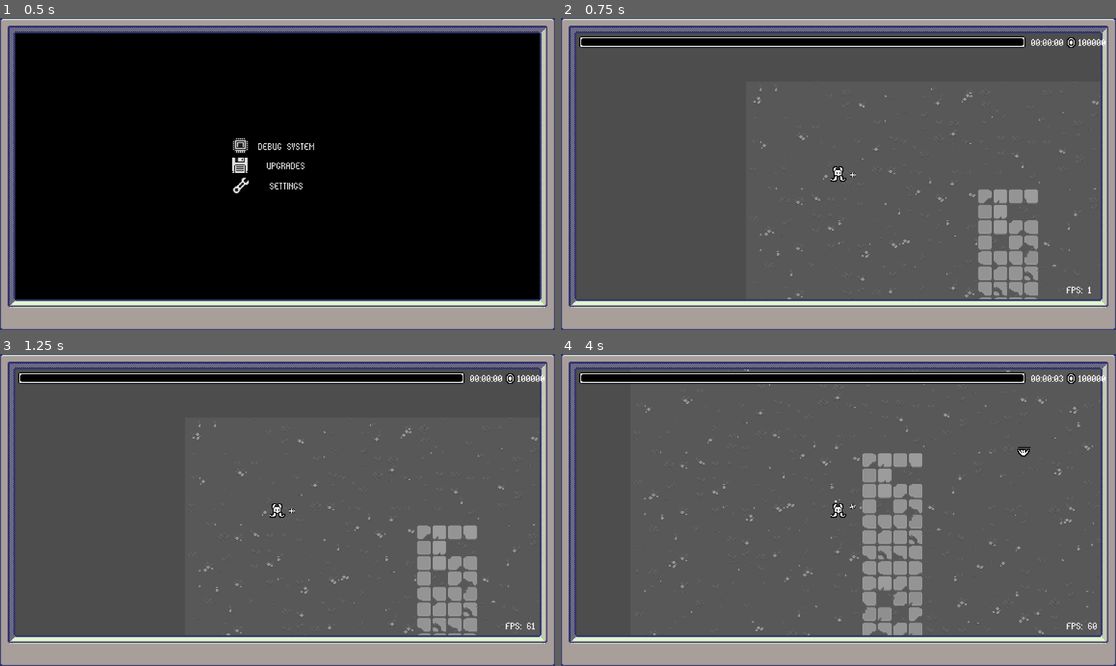
Above: before the commit, frames 1-4 (two rows, left to right).
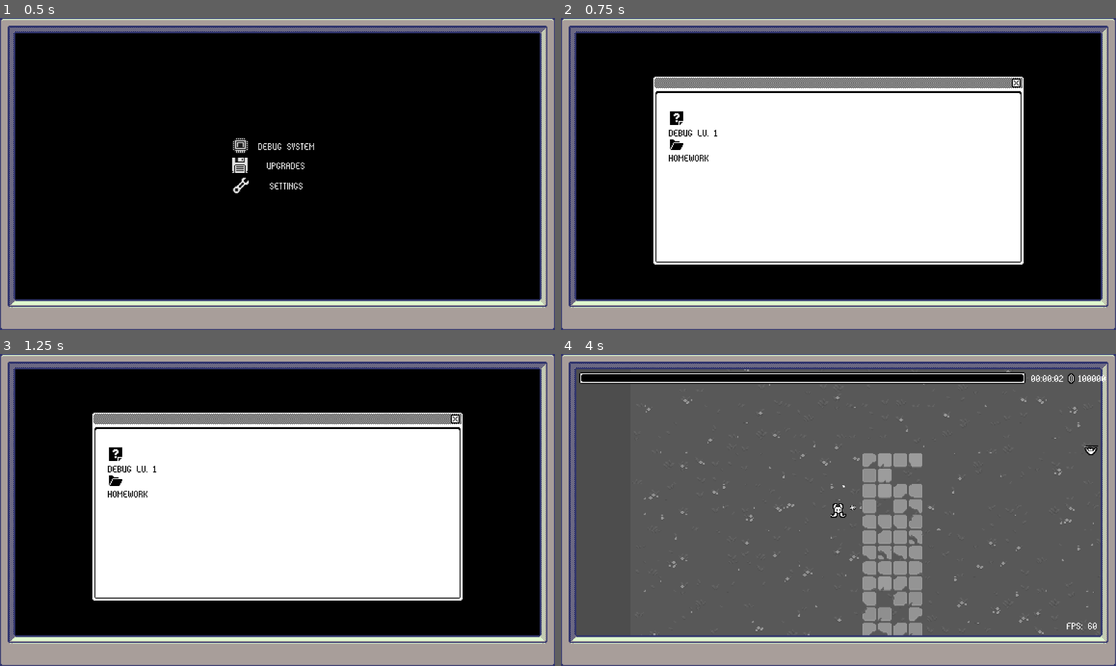
Above: after the commit, the same moments.

Repository: DefineSleep/1bit_bug_destroyer
Game: Godot game, scene res://main menu/main_menu.tscn
The game is run twice, just before and just after one commit, with the same random seed, the same clock (stepped at 60 frames per second) and the same inputs.
Inputs (mouse positions are in pixels of both pictures, inside the frame that each line leads up to):
- Up to frame 1 (0.5 s): no input
- Up to frame 2 (0.75 s): click "DEBUG SYSTEM" at 0.5 s
- Up to frame 3 (1.25 s): no input
- Up to frame 4 (4 s): click (694, 453) at 1.27 s; hold D (right) 2.03-2.78 s; hold S (down) 2.78-3.53 s; hold D (right) from 3.53 s (still down)

Frame 1 is identical in both runs. In frame 2, 78% of the frame differs, in the area x 2-99%, y 4-91%; in frame 3, 78%; in frame 4, 0.2%.

Commit message:
new enemies and spawn

Diff:
--- a/Global.gd
+++ b/Global.gd
@@ -15,7 +15,7 @@
 }
 
 var enemy_1_data : Dictionary = {
-	"enemy_spawn_rate" : "TBD",
+	"enemy_spawn_rate" : 1, # per second
 	"base_health" : 100,
 	"movement_speed" : 50
 }
--- /dev/null
+++ b/enemy_2.gd
@@ -0,0 +1 @@
+extends CharacterBody2D
--- /dev/null
+++ b/enemy_2.tscn
@@ -0,0 +1,67 @@
+[gd_scene load_steps=10 format=3 uid="uid://caqxee6srlpxl"]
+
+[ext_resource type="Texture2D" uid="uid://b5f2f8tmfd8d8" path="res://ASSETS/1-BIT_BUGS.png" id="1_hmbhj"]
+
+[sub_resource type="AtlasTexture" id="AtlasTexture_7tgwf"]
+atlas = ExtResource("1_hmbhj")
+region = Rect2(0, 3, 17, 23)
+
+[sub_resource type="AtlasTexture" id="AtlasTexture_a3sn6"]
+atlas = ExtResource("1_hmbhj")
+region = Rect2(17, 3, 17, 23)
+
+[sub_resource type="AtlasTexture" id="AtlasTexture_g4x8x"]
+atlas = ExtResource("1_hmbhj")
+region = Rect2(34, 3, 17, 23)
+
+[sub_resource type="SpriteFrames" id="SpriteFrames_q16ck"]
+animations = [{
+"frames": [{
+"duration": 1.0,
+"texture": SubResource("AtlasTexture_7tgwf")
+}, {
+"duration": 1.0,
+"texture": SubResource("AtlasTexture_a3sn6")
+}, {
+"duration": 1.0,
+"texture": SubResource("AtlasTexture_g4x8x")
+}],
+"loop": true,
+"name": &"default",
+"speed": 10.0
+}]
+
+[sub_resource type="RectangleShape2D" id="RectangleShape2D_ho2ks"]
+size = Vector2(9.97365, 14)
+
+[sub_resource type="StyleBoxFlat" id="StyleBoxFlat_yyqlm"]
+bg_color = Color(1, 1, 1, 1)
+
+[sub_resource type="StyleBoxFlat" id="StyleBoxFlat_emt6m"]
+bg_color = Color(0, 0, 0, 1)
+
+[sub_resource type="Theme" id="Theme_vlitm"]
+ProgressBar/styles/background = SubResource("StyleBoxFlat_yyqlm")
+ProgressBar/styles/fill = SubResource("StyleBoxFlat_emt6m")
+
+[node name="enemy_2" type="CharacterBody2D" groups=["enemy"]]
+scale = Vector2(1.00264, 1)
+collision_layer = 2
+collision_mask = 3
+
+[node name="AnimatedSprite2D" type="AnimatedSprite2D" parent="."]
+sprite_frames = SubResource("SpriteFrames_q16ck")
+autoplay = "default"
+frame_progress = 0.593099
+
+[node name="CollisionShape2D" type="CollisionShape2D" parent="."]
+position = Vector2(8.9766e-06, -3)
+shape = SubResource("RectangleShape2D_ho2ks")
+
+[node name="health_bar" type="ProgressBar" parent="."]
+offset_left = -5.9842
+offset_top = -15.0
+offset_right = 7.0158
+offset_bottom = -14.0
+theme = SubResource("Theme_vlitm")
+show_percentage = false
--- a/level_1.gd
+++ b/level_1.gd
@@ -8,6 +8,7 @@
 @onready var money_label: Label = $player/Camera2D/HUD/money_label
 
 @onready var spawn_timer: Timer = $player/spawn_timer
+@onready var spawn_timer_2: Timer = $player/spawn_timer2
 
 
 
@@ -29,6 +30,7 @@
 
 
 func _process(delta: float) -> void:
+	spawn_timer.wait_time = Global.enemy_1_data.enemy_spawn_rate
 	fps_label.text = 'FPS: '+str(Engine.get_frames_per_second())
 	# labels
 	time_label.text = str(hours).pad_zeros(2)+":"+ str(minutes).pad_zeros(2) +":"+ str(seconds).pad_zeros(2)
@@ -57,6 +59,15 @@
 #-------------
 #TODO INCREMENT SPAWN AND ADD VARIABLES
 
+const ENEMY_2 = preload("res://enemy_2.tscn")
+
+func spawn_system():
+	if minutes >= 1:
+		spawn_timer_2.start()
+
+
+
+
 func spawn_enemy():
 	var enemy_1 = preload("res://enemy_1.tscn").instantiate()
 	%PathFollow2D.progress_ratio = randf()
@@ -65,8 +76,17 @@
 
 
 
+func spawn_enemy_better(_enemy_scene):
+	var enemy_1 = _enemy_scene.instantiate()
+	%PathFollow2D.progress_ratio = randf()
+	enemy_1.global_position = %PathFollow2D.global_position
+	add_child(enemy_1)
+
 func _on_spawn_timer_timeout() -> void:
 	spawn_enemy()
+
+func _on_spawn_timer_2_timeout() -> void:
+	pass # Replace with function body.
 
 
 #-------------
@@ -87,10 +107,6 @@
 func _on_button_pressed() -> void:
 	get_tree().paused = false
 	get_tree().change_scene_to_file("res://main menu/main_menu.tscn")
-
-
-func _on_button_2_pressed() -> void:
-	get_tree().quit()
 
 
 #-------------
--- a/level_1.tscn
+++ b/level_1.tscn
@@ -398,6 +398,8 @@
 [node name="spawn_timer" type="Timer" parent="player"]
 autostart = true
 
+[node name="spawn_timer2" type="Timer" parent="player"]
+
 [node name="level_timer" type="Timer" parent="player"]
 autostart = true
 
@@ -526,11 +528,6 @@
 theme = ExtResource("9_rm18q")
 text = "- MENU -"
 
-[node name="exit" type="Button" parent="pause_menu/Control/VBoxContainer"]
-layout_mode = 2
-theme = ExtResource("9_rm18q")
-text = "- EXIT -"
-
 [node name="game_over_shade" type="CanvasLayer" parent="."]
 visible = false
 
@@ -544,10 +541,10 @@
 
 [connection signal="health_depleted" from="player" to="." method="_on_player_health_depleted"]
 [connection signal="timeout" from="player/spawn_timer" to="." method="_on_spawn_timer_timeout"]
+[connection signal="timeout" from="player/spawn_timer2" to="." method="_on_spawn_timer_2_timeout"]
 [connection signal="timeout" from="player/level_timer" to="." method="_on_level_timer_timeout"]
 [connection signal="timeout" from="player/dps_timer" to="player" method="_on_dps_timer_timeout"]
 [connection signal="pressed" from="game_over_window/Control/VBoxContainer/Button" to="." method="_on_button_pressed"]
 [connection signal="pressed" from="game_over_window/Control/VBoxContainer/Button2" to="." method="_on_button_2_pressed"]
 [connection signal="pressed" from="pause_menu/Control/VBoxContainer/unpause" to="." method="_on_unpause_pressed"]
 [connection signal="pressed" from="pause_menu/Control/VBoxContainer/menu" to="." method="_on_menu_pressed"]
-[connection signal="pressed" from="pause_menu/Control/VBoxContainer/exit" to="." method="_on_exit_pressed"]
--- /dev/null
+++ b/main menu/level_select.gd
@@ -0,0 +1,21 @@
+extends Control
+const LEVEL_1 = preload("res://level_1.tscn")
+@onready var icon_1: TextureButton = $inside_window/GridContainer/icon_1
+@onready var title_1: Button = $inside_window/GridContainer/title_1
+
+# Called when the node enters the scene tree for the first time.
+func _ready() -> void:
+	pass # Replace with function body.
+
+
+# Called every frame. 'delta' is the elapsed time since the previous frame.
+func _process(delta: float) -> void:
+	pass
+
+
+func _on_icon_1_pressed() -> void:
+	get_tree().change_scene_to_packed(LEVEL_1)
+
+
+func _on_title_1_pressed() -> void:
+	get_tree().change_scene_to_packed(LEVEL_1)
--- /dev/null
+++ b/main menu/level_select.tscn
@@ -0,0 +1,125 @@
+[gd_scene load_steps=7 format=3 uid="uid://br3n7hkfsbfxi"]
+
+[ext_resource type="Script" path="res://main menu/level_select.gd" id="1_nno6q"]
+[ext_resource type="Texture2D" uid="uid://b3oydtciy60jp" path="res://ASSETS/game ui TRUE 1-bit.png" id="2_jmv6y"]
+[ext_resource type="Theme" uid="uid://c8x8ln26cthvb" path="res://unvis_button.tres" id="3_8ceci"]
+[ext_resource type="Texture2D" uid="uid://cpeocj2sqomvt" path="res://ASSETS/game UI.png" id="4_nyx2i"]
+
+[sub_resource type="AtlasTexture" id="AtlasTexture_cweqr"]
+atlas = ExtResource("2_jmv6y")
+region = Rect2(288, 1035, 16, 16)
+
+[sub_resource type="AtlasTexture" id="AtlasTexture_5rx3p"]
+atlas = ExtResource("2_jmv6y")
+region = Rect2(240, 1037, 16, 13)
+
+[node name="level_select" type="Control"]
+layout_mode = 3
+anchor_right = 0.5
+anchor_bottom = 0.5
+grow_horizontal = 2
+grow_vertical = 2
+script = ExtResource("1_nno6q")
+
+[node name="screen" type="Control" parent="."]
+layout_mode = 1
+anchor_left = 0.0260417
+anchor_top = 0.0493827
+anchor_right = 0.972222
+anchor_bottom = 0.901235
+grow_horizontal = 2
+grow_vertical = 2
+metadata/_edit_use_anchors_ = true
+
+[node name="background" type="ColorRect" parent="screen"]
+layout_mode = 1
+anchors_preset = 15
+anchor_right = 1.0
+anchor_bottom = 1.0
+grow_horizontal = 2
+grow_vertical = 2
+color = Color(0, 0, 0, 1)
+
+[node name="Camera2D" type="Camera2D" parent="."]
+position = Vector2(288, 162)
+zoom = Vector2(2, 2)
+
+[node name="outside_window" type="NinePatchRect" parent="."]
+layout_mode = 1
+anchors_preset = 15
+anchor_right = 1.0
+anchor_bottom = 1.0
+grow_horizontal = 2
+grow_vertical = 2
+texture = ExtResource("4_nyx2i")
+region_rect = Rect2(32, 480, 80, 96)
+patch_margin_left = 20
+patch_margin_top = 20
+patch_margin_right = 20
+patch_margin_bottom = 50
+axis_stretch_horizontal = 1
+axis_stretch_vertical = 1
+
+[node name="inside_window" type="NinePatchRect" parent="."]
+layout_mode = 1
+anchors_preset = -1
+anchor_left = 0.167106
+anchor_top = 0.199457
+anchor_right = 0.833335
+anchor_bottom = 0.79054
+offset_left = -0.252899
+offset_top = -3.624
+offset_right = -0.00106812
+offset_bottom = -0.134918
+grow_horizontal = 2
+grow_vertical = 2
+texture = ExtResource("2_jmv6y")
+region_rect = Rect2(369, 481, 60, 95)
+patch_margin_left = 5
+patch_margin_top = 20
+patch_margin_right = 15
+patch_margin_bottom = 5
+axis_stretch_horizontal = 1
+axis_stretch_vertical = 1
+metadata/_edit_use_anchors_ = true
+
+[node name="GridContainer" type="GridContainer" parent="inside_window"]
+layout_mode = 1
+anchors_preset = -1
+anchor_left = 0.0416667
+anchor_top = 0.179051
+anchor_right = 0.958333
+anchor_bottom = 0.917949
+offset_top = 0.0849991
+offset_right = 3.05176e-05
+grow_horizontal = 2
+grow_vertical = 2
+theme_override_constants/v_separation = 0
+metadata/_edit_use_anchors_ = true
+
+[node name="icon_1" type="TextureButton" parent="inside_window/GridContainer"]
+layout_mode = 2
+texture_normal = SubResource("AtlasTexture_cweqr")
+
+[node name="title_1" type="Button" parent="inside_window/GridContainer"]
+layout_mode = 2
+size_flags_horizontal = 0
+size_flags_vertical = 4
+theme = ExtResource("3_8ceci")
+theme_override_colors/font_color = Color(0, 0, 0, 1)
+text = "DEBUG LV. 1"
+
+[node name="icon_2" type="TextureButton" parent="inside_window/GridContainer"]
+layout_mode = 2
+texture_normal = SubResource("AtlasTexture_5rx3p")
+
+[node name="title_2" type="Button" parent="inside_window/GridContainer"]
+layout_mode = 2
+size_flags_horizontal = 0
+size_flags_vertical = 4
+theme = ExtResource("3_8ceci")
+theme_override_colors/font_color = Color(0, 0, 0, 1)
+text = "HOMEWORK"
+
+[connection signal="pressed" from="inside_window/GridContainer/icon_1" to="." method="_on_icon_1_pressed"]
+[connection signal="pressed" from="inside_window/GridContainer/title_1" to="." method="_on_title_1_pressed"]
--- a/main menu/main_menu.gd
+++ b/main menu/main_menu.gd
@@ -2,6 +2,7 @@
 
 const UPGRADE_MENU = preload("res://main menu/upgrade_menu.tscn")
 const LEVEL_1 = preload("res://level_1.tscn")
+const LEVEL_SELECT = preload("res://main menu/level_select.tscn")
 # Called when the node enters the scene tree for the first time.
 func _ready() -> void:
 	pass # Replace with function body.
@@ -15,7 +16,7 @@
 
 
 func _on_debug_text_pressed() -> void:
-	get_tree().change_scene_to_packed(LEVEL_1)
+	get_tree().change_scene_to_packed(LEVEL_SELECT)
 
 
 func _on_upgrades_text_pressed() -> void:
--- a/main menu/upgrade_menu.tscn
+++ b/main menu/upgrade_menu.tscn
@@ -129,14 +129,14 @@
 [node name="inside_window" type="NinePatchRect" parent="screen"]
 layout_mode = 1
 anchors_preset = -1
-anchor_left = 0.413
-anchor_top = 0.261
-anchor_right = 0.752229
-anchor_bottom = 0.782942
-offset_left = -33.0849
-offset_top = -24.036
-offset_right = -32.9649
-offset_bottom = -24.0921
+anchor_left = 0.352
+anchor_top = 0.174
+anchor_right = 0.692
+anchor_bottom = 0.696
+offset_left = 0.160065
+offset_top = -0.0239906
+offset_right = -0.140137
+offset_bottom = -0.0961151
 grow_horizontal = 2
 grow_vertical = 2
 texture = ExtResource("2_w45nh")
Binary file added: ASSETS/1-BIT_BUGS.png
Not shown, added: ASSETS/1-BIT_BUGS.png.import
Binary file added: ASSETS/DARK_WIZARD.png
Not shown, changed: ASSETS/DARK_WIZARD.png.import
Binary file changed: ASSETS/game ui TRUE 1-bit.png
Binary file removed: tileset_grass_black_n_white.png
